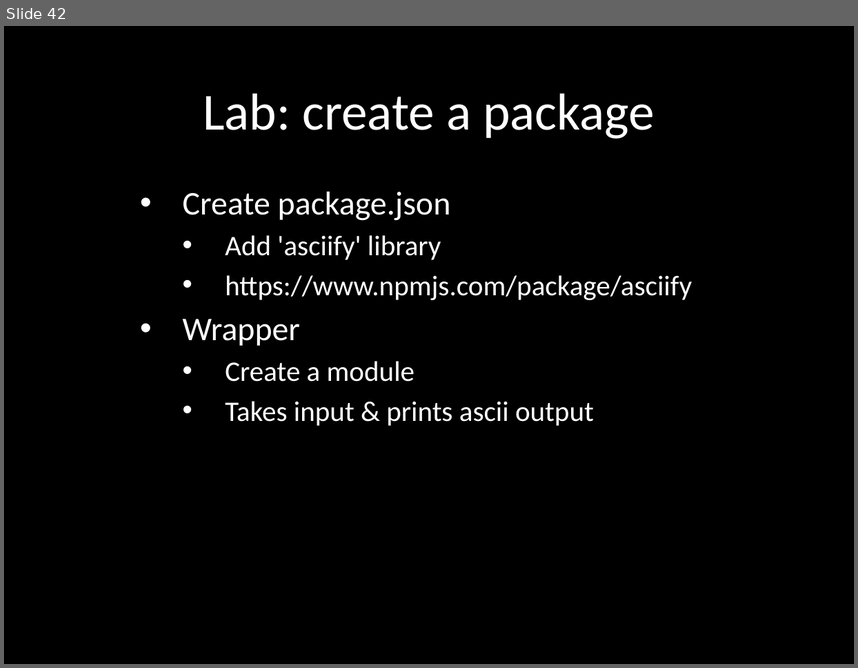
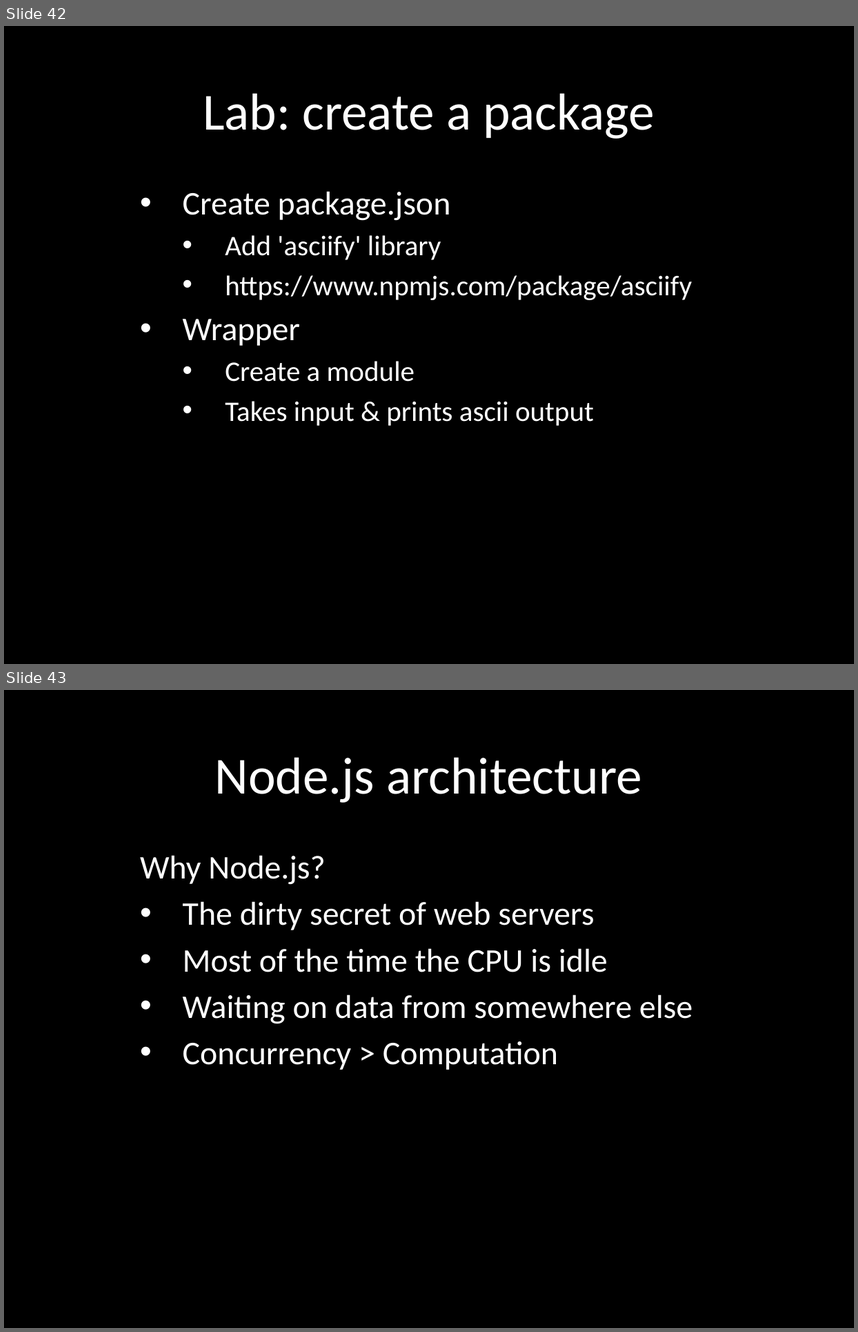
Before and after one commit to eliasjames/training-node, a slide deck: slides/Node Slides Day 1.pptx. Shown one above the other, each under a label of ours: slide 42 before the commit, slides 42 and 43 after it. The pictures are 858x668 and 858x1332 pixels, drawn with LibreOffice and Linux fonts; fonts in the diff are those of the drawing. Boxes give left, top, right and bottom in pixels: in the first picture for what was removed or moved away, otherwise in the second. Text is boxed around its words. In the diff, an @@ line names an element or a change of style, - is before the commit and + after.

Commit message:
Add node architecture to day 1, start day 2

```diff
--- a/slides/Node Slides Day 1.pptx
+++ b/slides/Node Slides Day 1.pptx
@@ slide 43 added at [4, 690, 854, 1328], background #000000 @@
@@ title added at [215, 757, 642, 802], 44 pt, text #FFFFFF @@
+Node.js architecture
@@ subtitle added at [140, 855, 693, 1069], 28 pt, text #FFFFFF @@
+  Why Node.js?
+  • The dirty secret of web servers
+  • Most of the time the CPU is idle
+  • Waiting on data from somewhere else
+  • Concurrency > Computation
```
Also in this commit, not shown: 5 slides changed, 9 other slides added, 1 other file.
